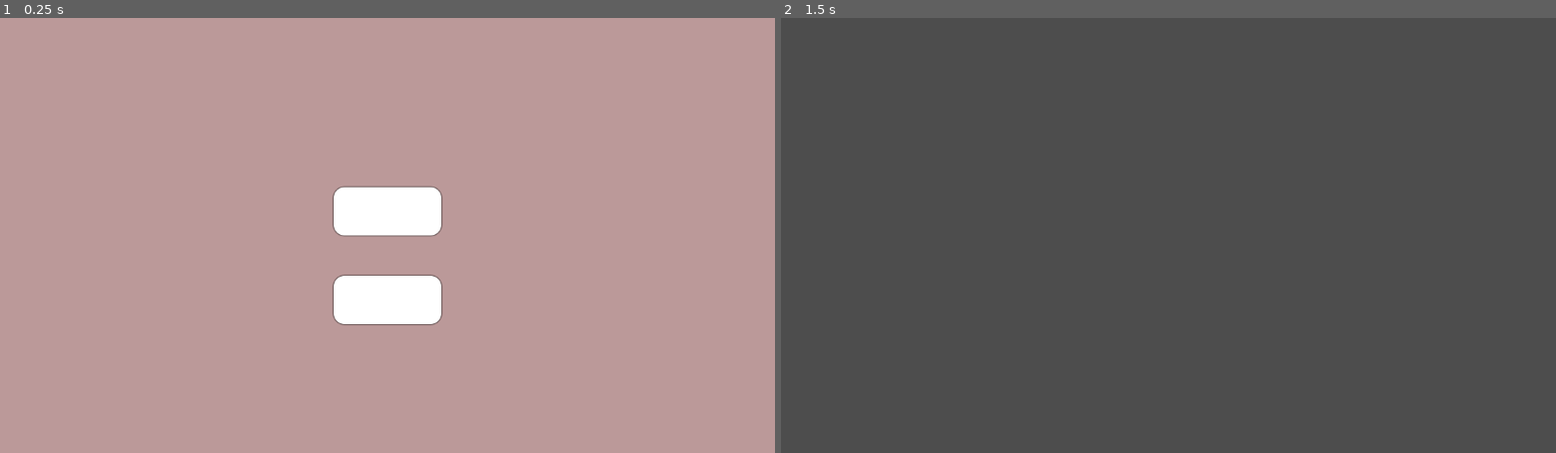
Above: before the commit, frames 1-2 (left to right).
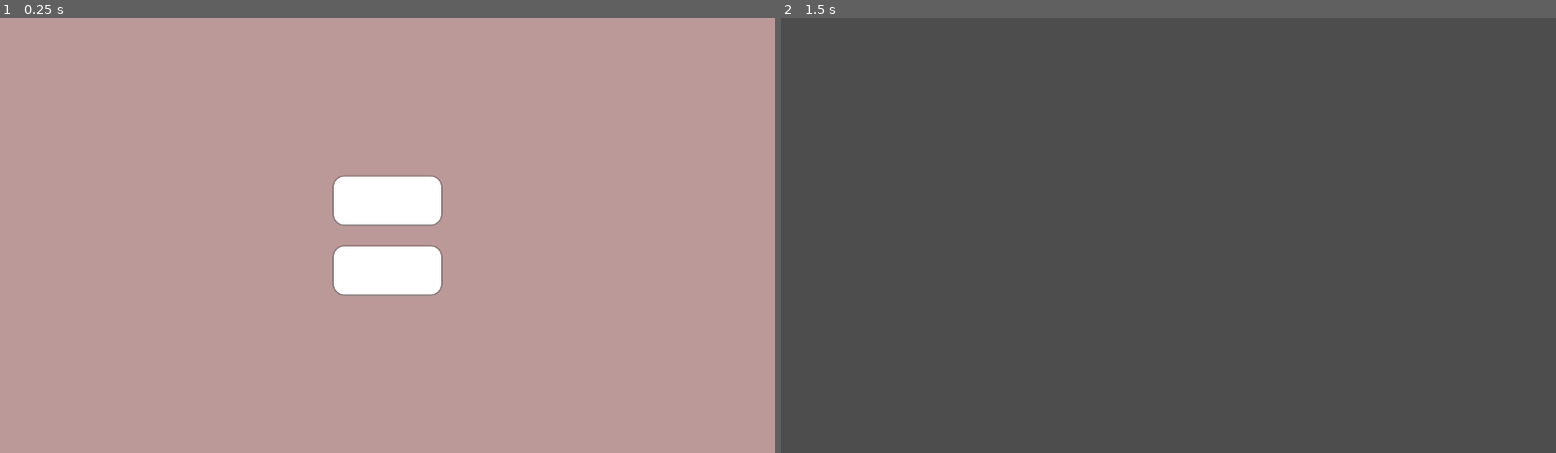
Above: after the commit, the same moments.

Repository: ZahraaZahir/tracy-client
Game: Godot game, scene res://scenes/auth/welcome_scene.tscn
Same seed, same stepped clock (60 frames per second), same inputs: the game is played once before the commit and once after it.
Inputs:
- Up to frame 1 (0.25 s): no input
- Up to frame 2 (1.5 s): click "Register" at 0.5 s; tap Enter at 1.25 s

The runs differ from the first frame. In frame 1, 2.8% of the frame differs, in the area x 42-58%, y 36-71%; in frame 2, nothing differs.

Commit message:
fix(ui): fix hover and pressed effects on the welcome scene buttons

Diff:
--- a/scenes/auth/welcome_scene.tscn
+++ b/scenes/auth/welcome_scene.tscn
@@ -13,6 +13,24 @@
 corner_radius_bottom_right = 16
 corner_radius_bottom_left = 16
 shadow_size = 2
+
+[sub_resource type="StyleBoxFlat" id="StyleBoxFlat_j6snf"]
+bg_color = Color(0.626228, 0.48448384, 0.4851147, 1)
+corner_radius_top_left = 16
+corner_radius_top_right = 16
+corner_radius_bottom_right = 16
+corner_radius_bottom_left = 16
+shadow_size = 2
+
+[sub_resource type="StyleBoxFlat" id="StyleBoxFlat_50w0j"]
+bg_color = Color(0.7764706, 0.7137255, 0.7137255, 1)
+corner_radius_top_left = 16
+corner_radius_top_right = 16
+corner_radius_bottom_right = 16
+corner_radius_bottom_left = 16
+shadow_size = 2
+
+[sub_resource type="StyleBoxEmpty" id="StyleBoxEmpty_p3uh1"]
 
 [node name="WelcomeScene" type="Control"]
 layout_mode = 3
@@ -32,6 +50,20 @@
 grow_vertical = 2
 theme_override_styles/panel = SubResource("StyleBoxFlat_p3uh1")
 
+[node name="Title" type="Label" parent="."]
+layout_mode = 0
+offset_left = 448.0
+offset_top = 153.0
+offset_right = 703.0
+offset_bottom = 191.0
+size_flags_horizontal = 4
+theme_override_colors/font_shadow_color = Color(0.626228, 0.48448384, 0.4851147, 1)
+theme_override_fonts/font = ExtResource("2_p3uh1")
+theme_override_font_sizes/font_size = 40
+text = "Welcome, Tracy!"
+horizontal_alignment = 1
+vertical_alignment = 1
+
 [node name="CenterContainer" type="CenterContainer" parent="."]
 custom_minimum_size = Vector2(96, 96)
 layout_mode = 1
@@ -43,18 +75,8 @@
 
 [node name="VBoxContainer" type="VBoxContainer" parent="CenterContainer"]
 layout_mode = 2
-theme_override_constants/separation = 60
+theme_override_constants/separation = 32
 alignment = 1
-
-[node name="Title" type="Label" parent="CenterContainer/VBoxContainer"]
-layout_mode = 2
-size_flags_horizontal = 4
-theme_override_colors/font_shadow_color = Color(0.626228, 0.48448384, 0.4851147, 1)
-theme_override_fonts/font = ExtResource("2_p3uh1")
-theme_override_font_sizes/font_size = 40
-text = "Welcome, Tracy!"
-horizontal_alignment = 1
-vertical_alignment = 1
 
 [node name="RegisterButton" type="Button" parent="CenterContainer/VBoxContainer"]
 custom_minimum_size = Vector2(160, 72)
@@ -62,9 +84,14 @@
 size_flags_horizontal = 4
 size_flags_vertical = 3
 theme_override_colors/font_color = Color(0, 0, 0, 1)
+theme_override_colors/font_hover_color = Color(0, 0, 0, 1)
+theme_override_colors/icon_focus_color = Color(0, 0, 0, 1)
 theme_override_fonts/font = ExtResource("2_p3uh1")
 theme_override_font_sizes/font_size = 24
 theme_override_styles/normal = SubResource("StyleBoxFlat_hmrjn")
+theme_override_styles/pressed = SubResource("StyleBoxFlat_j6snf")
+theme_override_styles/hover = SubResource("StyleBoxFlat_50w0j")
+theme_override_styles/focus = SubResource("StyleBoxEmpty_p3uh1")
 text = "Register"
 
 [node name="LoginButton" type="Button" parent="CenterContainer/VBoxContainer"]
@@ -73,7 +100,12 @@
 size_flags_horizontal = 4
 size_flags_vertical = 3
 theme_override_colors/font_color = Color(0, 0, 0, 1)
+theme_override_colors/font_hover_color = Color(0, 0, 0, 1)
+theme_override_colors/icon_focus_color = Color(0, 0, 0, 1)
 theme_override_fonts/font = ExtResource("2_p3uh1")
 theme_override_font_sizes/font_size = 24
 theme_override_styles/normal = SubResource("StyleBoxFlat_hmrjn")
+theme_override_styles/pressed = SubResource("StyleBoxFlat_j6snf")
+theme_override_styles/hover = SubResource("StyleBoxFlat_50w0j")
+theme_override_styles/focus = SubResource("StyleBoxEmpty_p3uh1")
 text = "Login"
Not shown: 1 places in scenes/auth/welcome_scene.tscn that only renumber resources
